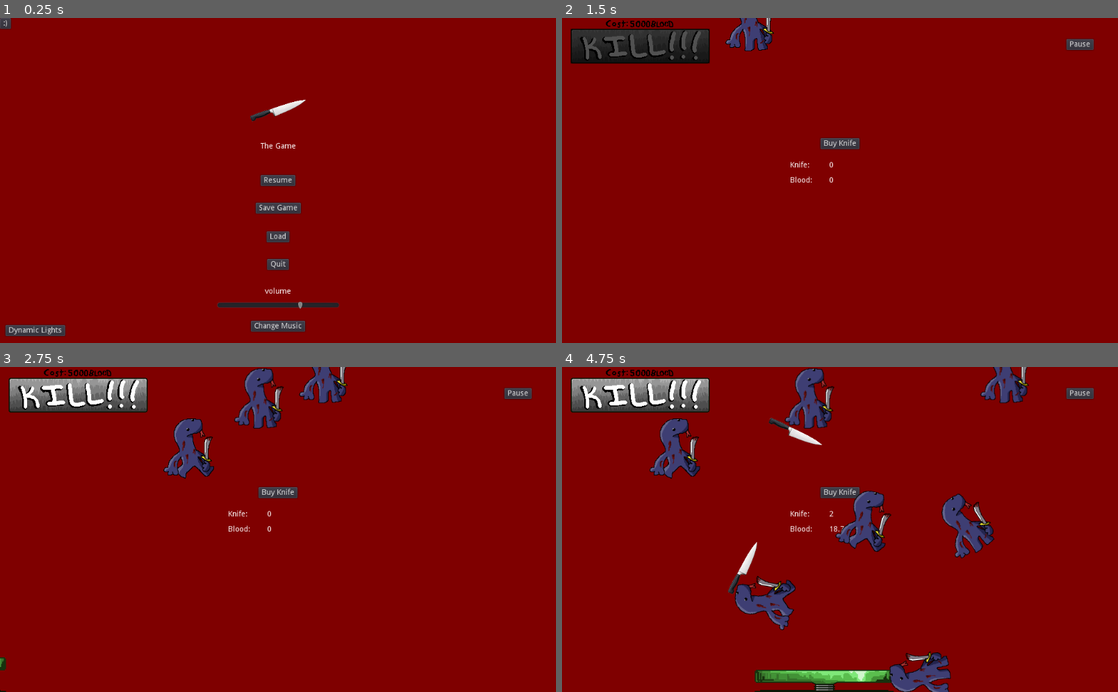
Above: before the commit, frames 1-4 (two rows, left to right).
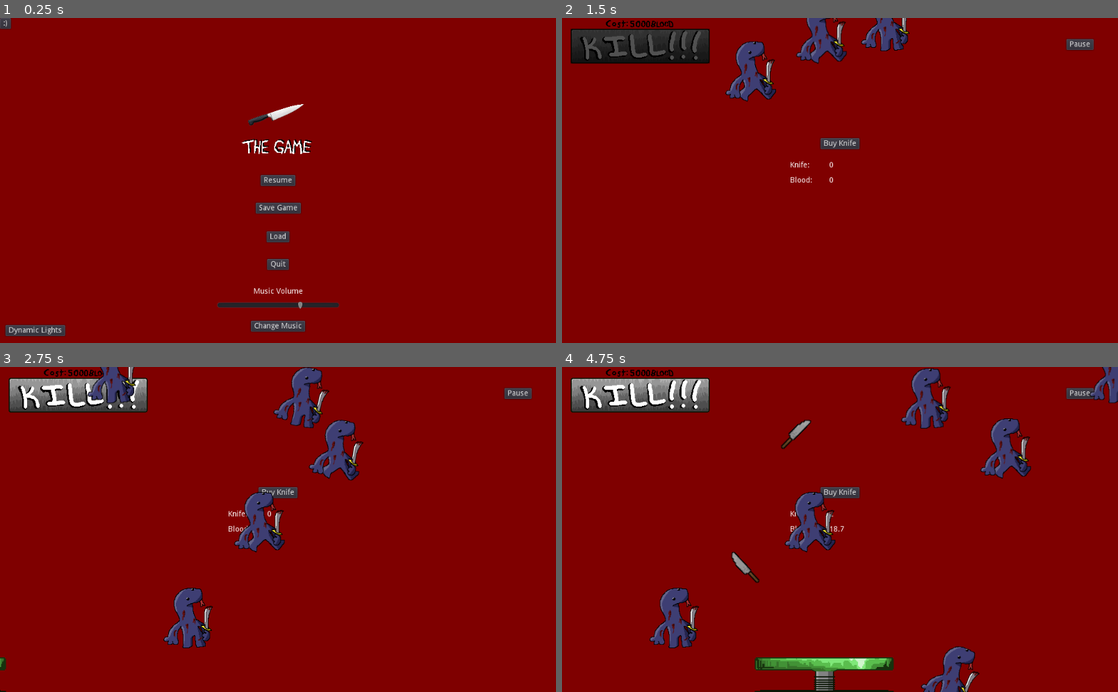
Above: after the commit, the same moments.

Repository: KartoffelDrache/Idle-Game-1
Game: Godot game, scene res://Main.tscn
Same seed, same stepped clock (60 frames per second), same inputs: the game is played once before the commit and once after it.
Inputs (mouse positions are in pixels of both pictures, inside the frame that each line leads up to):
- Up to frame 1 (0.25 s): no input
- Up to frame 2 (1.5 s): click "Save Game" at 0.5 s; click "Load" at 1.25 s
- Up to frame 3 (2.75 s): click (77, 396) at 2 s
- Up to frame 4 (4.75 s): click "Buy Knife" at 2.75 s; click "Buy Knife" at 3.5 s; click (639, 396) at 4.25 s

The runs differ from the first frame. In frame 1, 0.7% of the frame differs, in the area x 43-57%, y 25-85%; in frame 2, 2.8%; in frame 3, 6.8%; in frame 4, 14%, in the area x 15-100%, y 0-100%.
Error after the commit: Invalid type in function 'set_volume_db' in base 'AudioStreamPlayer'. Cannot convert argument 1 from Nil to float. (res://Main.gd:76)

Commit message:
update 5

Diff:
--- a/HUD.gd
+++ b/HUD.gd
@@ -8,6 +8,7 @@
 signal kill
 signal coop_switch
 signal coop_built
+signal load_coop_built
 var knives = 0.0
 var blood = 0.0
 var play = true
@@ -17,7 +18,7 @@
 var count2 = 0.0
 var count3 = 0.0
 var spring_switch = true
-var moused = false
+var playdudes = true
 export(PackedScene) var knive_scene
 export(PackedScene) var dude_scene
 export(PackedScene) var star_scene
@@ -41,6 +42,10 @@
 	add_child(knive_scene_new)
 
 func _process(_delta):
+	if visible:
+		play = true
+	else:
+		play = false
 	if(play):
 		$KnivesCount.text = str(knives)
 		bleed()
@@ -55,21 +60,21 @@
 func _on_Pause_pressed():
 	emit_signal("paused")
 
-func _on_HUD_visibility_changed():
-	if(play == true):
-		play = false
-	else:
-		play = true
 
 func _on_Main_saving():
-	emit_signal("saving",knives,blood)
+	emit_signal("saving",knives,blood,coop_built)
 
 func _on_PauseScreen_loading():
 	emit_signal("loading")
 
-func _on_Main_loaded(loadknives,loadblood):
+func _on_Main_loaded(loadknives,loadblood,loadcoop):
 	knives = loadknives
 	blood = loadblood
+	coop_built = loadcoop
+	if coop_built:
+		$Coop.show()
+		$Coop.animation = "built"
+		emit_signal("load_coop_built")
 
 func _ready():
 	randomize()
@@ -77,8 +82,9 @@
 	$Background.modulate = Color(.4,0,0)
 	$SpringSwitch.start()
 
+
 func _on_SpawnTimer_timeout():
-	if play:
+	if playdudes:
 		var dude = dude_scene.instance()
 		var dude_spawn_location = get_node("DudePath/DudePathLocation")
 		dude_spawn_location.offset = randi()
@@ -117,14 +123,14 @@
 		$PKStarStorm.show()
 		$PKStarStorm.frame = 0
 		$PKStarStorm.play()
-		play = false
+		playdudes = false
 		$KillTimer.start()
 		emit_signal("kill")
 	else:
 		$NoBlood.play()
 
 func _on_KillTimer_timeout():
-	play = true
+	playdudes = true
 	$PKStarStorm.hide()
 	$PKStarStorm.stop()
 
--- a/HUD.tscn
+++ b/HUD.tscn
@@ -211,6 +211,7 @@
 visible = false
 position = Vector2( 875, 401 )
 frames = SubResource( 5 )
+frame = 1
 playing = true
 
 [node name="BuildTimer" type="Timer" parent="."]
--- a/Knife.tscn
+++ b/Knife.tscn
@@ -1,9 +1,10 @@
 [gd_scene load_steps=2 format=2]
 
-[ext_resource path="res://Silver-Kitchen-Knife-Transparent-Background.png" type="Texture" id=1]
+[ext_resource path="res://knife.png" type="Texture" id=1]
 
 [node name="Knife" type="Node2D" groups=["entities"]]
 scale = Vector2( 0.2, 0.2 )
 
 [node name="Sprite" type="Sprite" parent="."]
+scale = Vector2( 10, 10 )
 texture = ExtResource( 1 )
--- a/Main.gd
+++ b/Main.gd
@@ -17,6 +17,10 @@
 var count3 = 31
 var yes = false
 var tint = 0.1
+var cooped = 0
+var loadcoop = false
+var volume_start
+var disable_smile = false
 
 
 func _ready():
@@ -25,6 +29,7 @@
 	Input.set_custom_mouse_cursor(pointer, Input.CURSOR_POINTING_HAND)
 	$Background.modulate = Color(.5,0,0)
 	$Tint.modulate = Color(1,1,1,.001)
+
 
 func _on_HUD_paused():
 	$HUD.hide()
@@ -37,14 +42,18 @@
 func _on_PauseScreen_save():
 	emit_signal("saving")
 
-func _on_HUD_saving(knives,blood):
-	save(knives,blood)
+func _on_HUD_saving(knives,blood,coop_built):
+	save(knives,blood,coop_built)
 
 func _on_HUD_loading():
 	loading()
 
-func save(knives,blood):
-	file_data = {"knives":knives,"blood":blood}
+func save(knives,blood,coop_built):
+	if coop_built:
+		cooped = 1
+	else:
+		cooped = 0
+	file_data = {"knives":knives,"blood":blood,"coop_built":cooped,"volume":volume_start}
 
 	var file = File.new()
 	file.open("./data.json", File.WRITE)
@@ -58,12 +67,22 @@
 	file_data = data
 	var loadknives = file_data.knives
 	var loadblood = file_data.blood
-	emit_signal("loaded",loadknives,loadblood)
+	var rawcoop = file_data.coop_built
+	var volume_start = file_data.volume
+	if rawcoop == 1:
+		loadcoop = true
+	else:
+		loadcoop = false
+	$Music.set_volume_db(volume_start)
+	$Music2.set_volume_db(volume_start)
+	$Whaleloop.set_volume_db(volume_start)
+	emit_signal("loaded",loadknives,loadblood,loadcoop,volume_start)
 
 func _on_PauseScreen_volume(volume):
 	$Music.set_volume_db(volume)
 	$Music2.set_volume_db(volume)
 	$Whaleloop.set_volume_db(volume)
+	volume_start = volume
 
 func _on_PauseScreen_musicChange():
 	if $Music.playing:
@@ -91,24 +110,27 @@
 	$Purchase.play()
 
 func _on_MiceChange_timeout():
-	Input.set_default_cursor_shape(Input.CURSOR_ARROW)
-	if cursor_val == 1:
-		Input.set_custom_mouse_cursor(arrow1)
-		cursor_val = 2
-	elif cursor_val == 2:
-		Input.set_custom_mouse_cursor(arrow2)
-		cursor_val = 3
-	elif cursor_val == 3:
-		Input.set_custom_mouse_cursor(arrow3)
-		cursor_val = 4
-	elif cursor_val == 4:
-		Input.set_custom_mouse_cursor(arrow4)
-		cursor_val = 1
+	if !disable_smile:
+		Input.set_default_cursor_shape(Input.CURSOR_ARROW)
+		if cursor_val == 1:
+			Input.set_custom_mouse_cursor(arrow1)
+			cursor_val = 2
+		elif cursor_val == 2:
+			Input.set_custom_mouse_cursor(arrow2)
+			cursor_val = 3
+		elif cursor_val == 3:
+			Input.set_custom_mouse_cursor(arrow3)
+			cursor_val = 4
+		elif cursor_val == 4:
+			Input.set_custom_mouse_cursor(arrow4)
+			cursor_val = 1
 
 func _process(_delta):
 	if Input.is_action_pressed("click"):
 		Input.set_default_cursor_shape(Input.CURSOR_POINTING_HAND)
 		Input.set_custom_mouse_cursor(pointer, Input.CURSOR_POINTING_HAND)
+		disable_smile = true
+		$SmileDisableTimer.start()
 	if yes:
 		count  = randf()
 		count2 = randf()
@@ -131,3 +153,7 @@
 	$Background.show()
 	$Tint.show()
 	$CoopZone.hide()
+
+
+func _on_SmileDisableTimer_timeout():
+	disable_smile = false
--- a/Main.tscn
+++ b/Main.tscn
@@ -55,12 +55,19 @@
 [node name="MiceChange" type="Timer" parent="."]
 wait_time = 0.08
 
+[node name="SmileDisableTimer" type="Timer" parent="."]
+wait_time = 0.01
+one_shot = true
+
 [connection signal="loaded" from="." to="HUD" method="_on_Main_loaded"]
+[connection signal="loaded" from="." to="PauseScreen" method="_on_Main_loaded"]
 [connection signal="saving" from="." to="HUD" method="_on_Main_saving"]
+[connection signal="saving" from="." to="PauseScreen" method="_on_Main_saving"]
 [connection signal="bounce" from="HUD" to="." method="_on_HUD_bounce"]
 [connection signal="coop_built" from="HUD" to="PauseScreen" method="_on_HUD_coop_built"]
 [connection signal="coop_switch" from="HUD" to="." method="_on_HUD_coop_switch"]
 [connection signal="kill" from="HUD" to="PauseScreen" method="_on_HUD_kill"]
+[connection signal="load_coop_built" from="HUD" to="PauseScreen" method="_on_HUD_load_coop_built"]
 [connection signal="loading" from="HUD" to="." method="_on_HUD_loading"]
 [connection signal="paused" from="HUD" to="." method="_on_HUD_paused"]
 [connection signal="purchase" from="HUD" to="." method="_on_HUD_purchase"]
@@ -76,3 +83,4 @@
 [connection signal="volume" from="PauseScreen" to="." method="_on_PauseScreen_volume"]
 [connection signal="return_HUD" from="CoopZone" to="." method="_on_CoopZone_return_HUD"]
 [connection signal="timeout" from="MiceChange" to="." method="_on_MiceChange_timeout"]
+[connection signal="timeout" from="SmileDisableTimer" to="." method="_on_SmileDisableTimer_timeout"]
--- a/PauseScreen.gd
+++ b/PauseScreen.gd
@@ -2,12 +2,14 @@
 
 signal resume
 signal save
+signal saving
 signal loading
 signal volume
 signal musicChange
 signal spin
 signal adv_features
 signal tint
+var coop_built = false
 
 func _on_Resume_pressed():
 	emit_signal("resume")
@@ -41,7 +43,22 @@
 	$AdvancedFeatures.show()
 
 func _on_AdvancedFeatures_pressed():
-	emit_signal("adv_features")
+	if !coop_built:
+		emit_signal("adv_features")
 
 func _on_HUD_coop_built():
 	$CatWizard.show()
+
+
+func _on_Main_saving():
+	pass # Replace with function body.
+
+
+func _on_HUD_load_coop_built():
+	$AdvancedFeatures.show()
+	$CatWizard.show()
+	coop_built = true
+
+
+func _on_Main_loaded(loadknives,loadblood,loadcoop,volume_start):
+	$VolumeSlider.value = volume_start
--- a/PauseScreen.tscn
+++ b/PauseScreen.tscn
@@ -1,8 +1,10 @@
-[gd_scene load_steps=4 format=2]
+[gd_scene load_steps=6 format=2]
 
 [ext_resource path="res://PauseScreen.gd" type="Script" id=1]
 [ext_resource path="res://Silver-Kitchen-Knife-Transparent-Background.png" type="Texture" id=2]
 [ext_resource path="res://CatWizard.tscn" type="PackedScene" id=3]
+[ext_resource path="res://TheGameTitle2.png" type="Texture" id=4]
+[ext_resource path="res://knife.png" type="Texture" id=5]
 
 [node name="PauseScreen" type="CanvasLayer"]
 script = ExtResource( 1 )
@@ -35,6 +37,7 @@
 text = "Resume"
 
 [node name="Paused" type="Label" parent="."]
+visible = false
 anchor_left = 0.5
 anchor_top = 0.5
 anchor_right = 0.5
@@ -44,6 +47,13 @@
 margin_right = 32.5
 margin_bottom = -56.0
 text = "The Game"
+
+[node name="Title" type="TextureRect" parent="."]
+margin_left = 445.0
+margin_top = 220.0
+margin_right = 573.0
+margin_bottom = 260.0
+texture = ExtResource( 4 )
 
 [node name="Save" type="Button" parent="."]
 anchor_left = 0.5
@@ -83,28 +93,43 @@
 margin_bottom = 20.0
 text = ":)"
 
-[node name="KnifePic" type="TextureRect" parent="."]
+[node name="RealKnifePic" type="TextureRect" parent="."]
 anchor_left = 0.5
 anchor_top = 0.5
 anchor_right = 0.5
 anchor_bottom = 0.5
-margin_left = -51.0
-margin_top = -149.0
-margin_right = 461.0
-margin_bottom = 49.0
+margin_left = -55.0
+margin_top = -141.0
+margin_right = 457.0
+margin_bottom = 57.0
 rect_scale = Vector2( 0.2, 0.2 )
 texture = ExtResource( 2 )
 
-[node name="Volume" type="Label" parent="."]
+[node name="KnifePic" type="TextureRect" parent="."]
+visible = false
 anchor_left = 0.5
 anchor_top = 0.5
 anchor_right = 0.5
 anchor_bottom = 0.5
-margin_left = -24.0
+margin_left = -67.0
+margin_top = -84.0
+margin_right = -59.0
+margin_bottom = -46.0
+rect_rotation = -109.3
+rect_scale = Vector2( 4, 4 )
+texture = ExtResource( 5 )
+flip_v = true
+
+[node name="MusicVolume" type="Label" parent="."]
+anchor_left = 0.5
+anchor_top = 0.5
+anchor_right = 0.5
+anchor_bottom = 0.5
+margin_left = -45.0
 margin_top = 198.0
-margin_right = 24.0
+margin_right = 46.0
 margin_bottom = 212.0
-text = "volume"
+text = "Music Volume"
 
 [node name="VolumeSlider" type="HSlider" parent="."]
 anchor_left = 0.5
--- a/data.json
+++ b/data.json
@@ -1 +1 @@
-{"blood":1467697.2000007,"knives":0}
+{"blood":35996.2,"coop_built":1,"knives":99,"volume":-10}
Binary file added: MP3/MP3_Basic1.png
Not shown, added: MP3/MP3_Basic1.png.import
Binary file added: MP3/MP3_Basic2.png
Not shown, added: MP3/MP3_Basic2.png.import
Binary file added: MP3/MP3_Static1.png
Not shown, added: MP3/MP3_Static1.png.import
Binary file added: MP3/MP3_Static2.png
Not shown, added: MP3/MP3_Static2.png.import
Binary file added: MP3/MP3_Static3.png
Not shown, added: MP3/MP3_Static3.png.import
Binary file added: MP3/MP3_Static4.png
Not shown, added: MP3/MP3_Static4.png.import
(and 14 more such lines)
